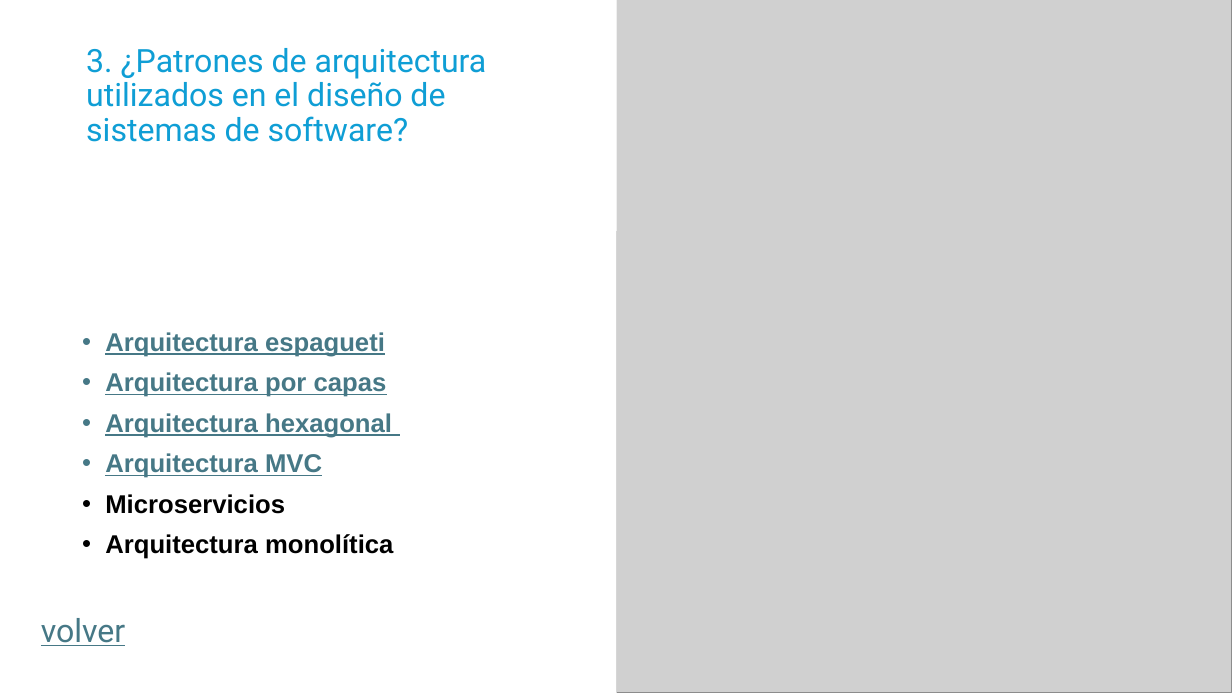
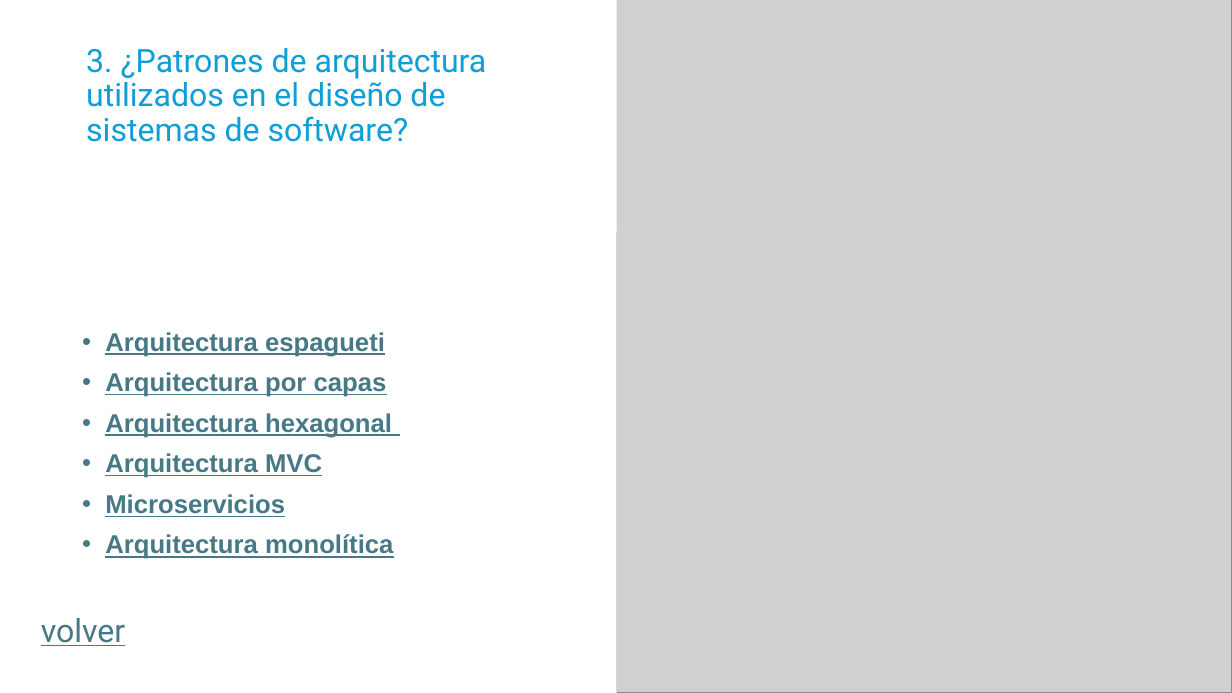
Before and after one commit to juban1234/trimestre-5, a slide deck: slide 8 of carlos/Arquitectura de diseño de programacion.pptx. Drawn at 1232x693 pixels with LibreOffice and Linux fonts; fonts in the diff are those of the drawing; grey boxes stand for pictures. Boxes give left, top, right and bottom in pixels: in the first picture for what was removed or moved away, otherwise in the second. Text is boxed around its words. In the diff, an @@ line names an element or a change of style, - is before the commit and + after.

```diff
--- a/carlos/Arquitectura de diseño de programacion.pptx
+++ b/carlos/Arquitectura de diseño de programacion.pptx
@@ text at box(105, 494, 393, 559): text colour #000000 to #467886, underline on in "Microservicios", "Arquitectura monolítica" @@
```
Also in this commit, not shown: 3 other slides changed, 52 other files.
